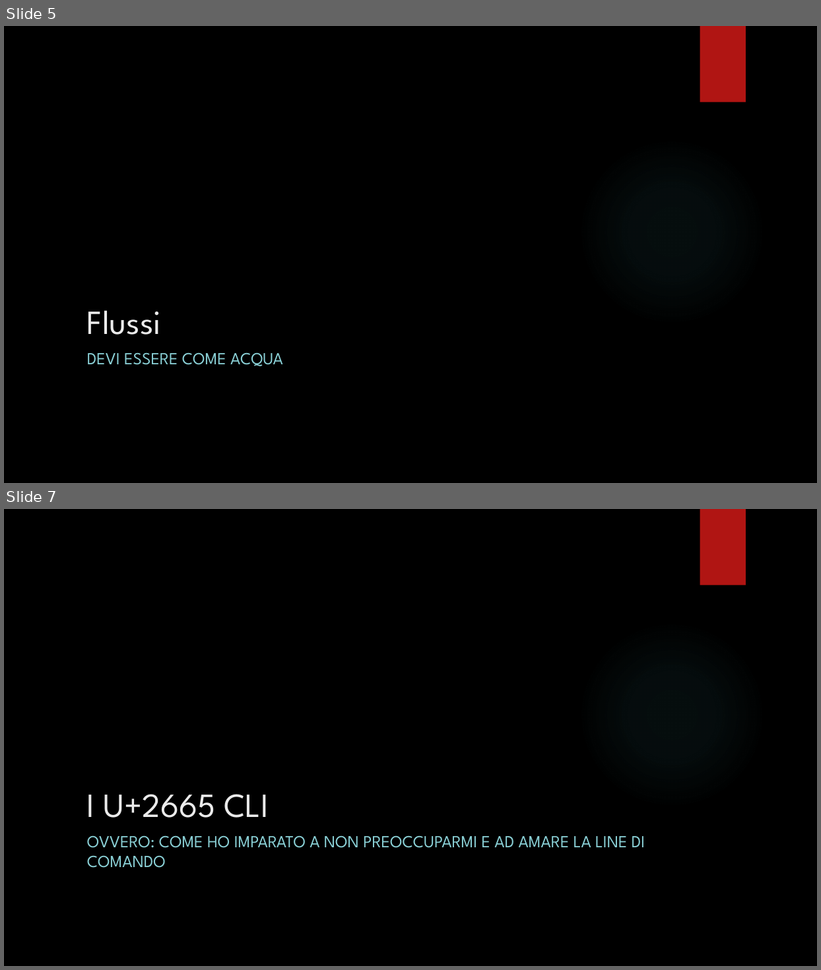
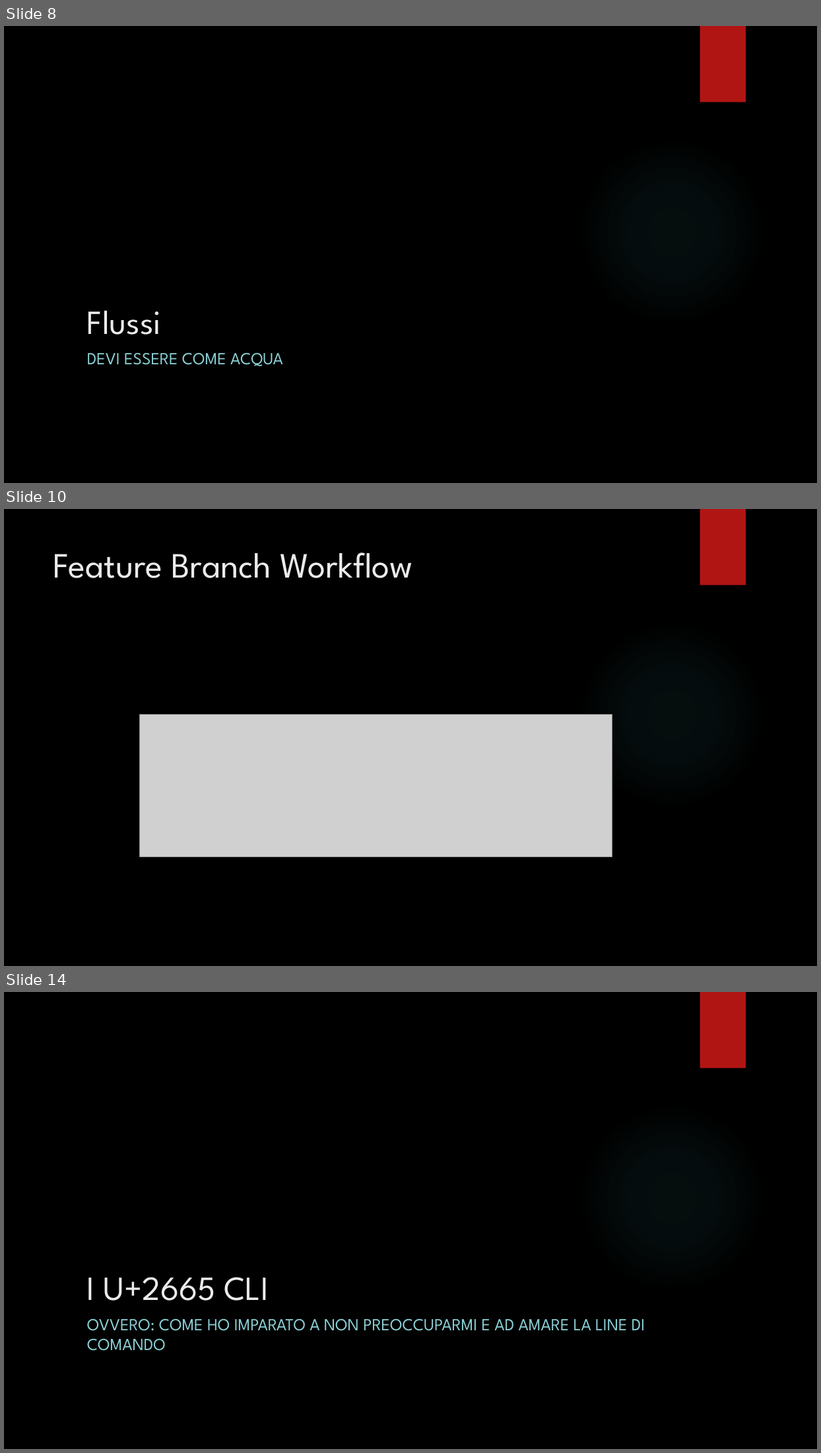
Before and after one commit to giuliocaccin/git-lo-stupido, a slide deck: Git.pptx. Shown one above the other, each under a label of ours: slides 5 and 7 before the commit, slides 8, 10 and 14 after it; the slides between them are not shown. The pictures are 821x970 and 821x1453 pixels, drawn with LibreOffice and Linux fonts; fonts in the diff are those of the drawing; grey boxes stand for pictures; background and template pictures are left out. Boxes give left, top, right and bottom in pixels: in the first picture for what was removed or moved away, otherwise in the second. Text is boxed around its words. In the diff, an @@ line names an element or a change of style, - is before the commit and + after.

```diff
--- a/Git.pptx
+++ b/Git.pptx
@@ slide 10 added at (4, 509, 817, 966), background picture (left out); not listed: 2 template elements that a slide beside it also shows @@
@@ title added at (54, 553, 413, 578), 42 pt, text #EBEBEB @@
+Feature Branch Workflow
@@ picture added at (140, 714, 613, 857) @@
@@ what was slide 5 is now slide 8 @@
@@ what was slide 7 is now slide 14 @@
```
Also in this commit, not shown: 12 other slides added, 1 slide removed, 11 other files.
